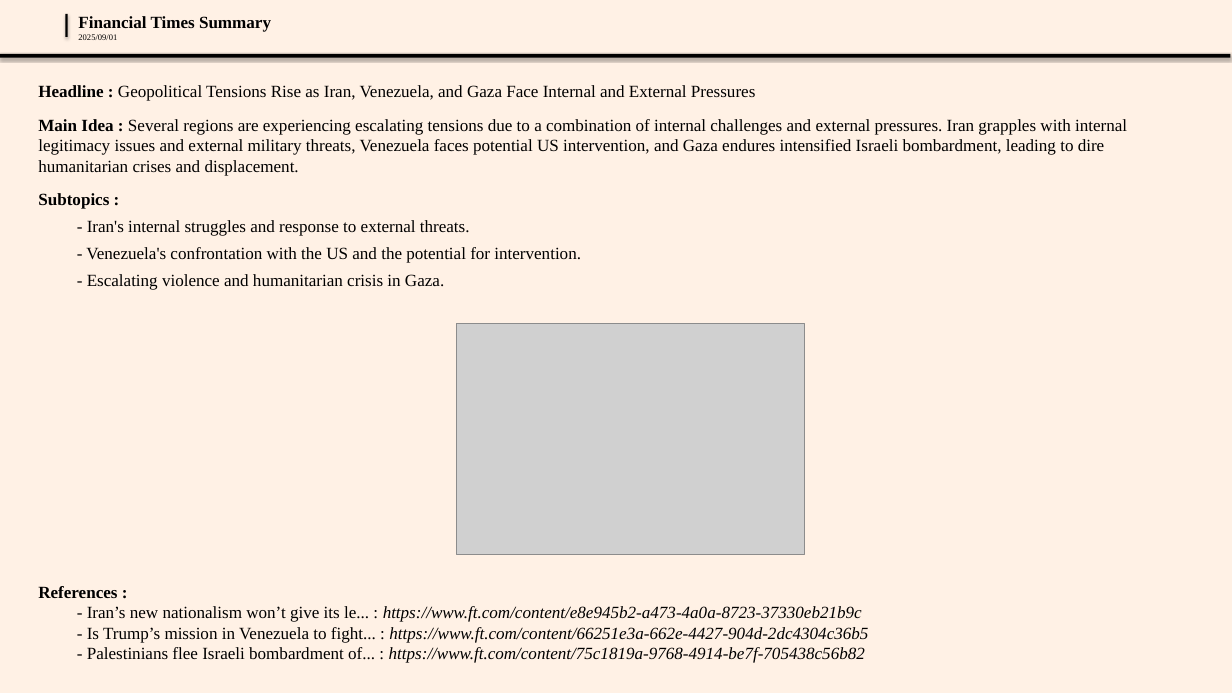
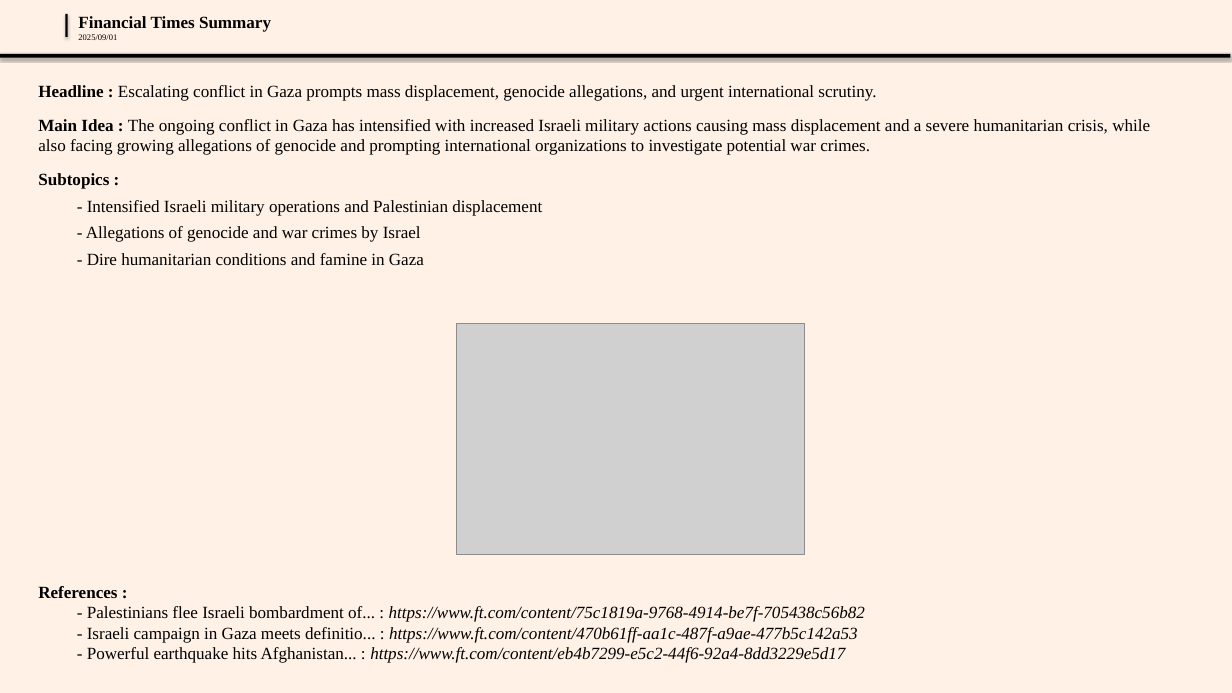
Before and after one commit to AhmedTioual/ft_scraper, a slide deck: slide 2 of data/presentations/themes_presentation_2025-09-01.pptx (slide 3 before the commit). Drawn at 1232x693 pixels with LibreOffice and Linux fonts; fonts in the diff are those of the drawing; grey boxes stand for pictures; background and template pictures are left out. Boxes give left, top, right and bottom in pixels: in the first picture for what was removed or moved away, otherwise in the second. Text is boxed around its words. In the diff, an @@ line names an element or a change of style, - is before the commit and + after.

```diff
--- a/data/presentations/themes_presentation_2025-09-01.pptx
+++ b/data/presentations/themes_presentation_2025-09-01.pptx
@@ text at [38, 85, 1150, 155]: text changed @@
-Headline : Geopolitical Tensions Rise as Iran, Venezuela, and Gaza Face Internal and External Pressures
-Main Idea : Several regions are experiencing escalating tensions due to a combination of internal challenges and external pressures. Iran grapples with internal legitimacy issues and external military threats, Venezuela faces potential US intervention, and Gaza endures intensified Israeli bombardment, leading to dire humanitarian crises and displacement.
+Headline : Escalating conflict in Gaza prompts mass displacement, genocide allegations, and urgent international scrutiny.
+Main Idea : The ongoing conflict in Gaza has intensified with increased Israeli military actions causing mass displacement and a severe humanitarian crisis, while also facing growing allegations of genocide and prompting international organizations to investigate potential war crimes.
@@ text at [86, 200, 542, 265]: text changed @@
-  - Iran's internal struggles and response to external threats.
-  - Venezuela's confrontation with the US and the potential for intervention.
-  - Escalating violence and humanitarian crisis in Gaza.
+  - Intensified Israeli military operations and Palestinian displacement
+  - Allegations of genocide and war crimes by Israel
+  - Dire humanitarian conditions and famine in Gaza
@@ text at [87, 606, 868, 643]: paragraphs removed @@
-  - Iran’s new nationalism won’t give its le... : https://www.ft.com/content/e8e945b2-a473-4a0a-8723-37330eb21b9c
-  - Is Trump’s mission in Venezuela to fight... : https://www.ft.com/content/66251e3a-662e-4427-904d-2dc4304c36b5
@@ text at [87, 627, 858, 663]: paragraphs added @@
+  - Israeli campaign in Gaza meets definitio... : https://www.ft.com/content/470b61ff-aa1c-487f-a9ae-477b5c142a53
+  - Powerful earthquake hits Afghanistan... : https://www.ft.com/content/eb4b7299-e5c2-44f6-92a4-8dd3229e5d17
```
Also in this commit, not shown: 1 other slide changed, 1 slide added, 3 slides removed.
